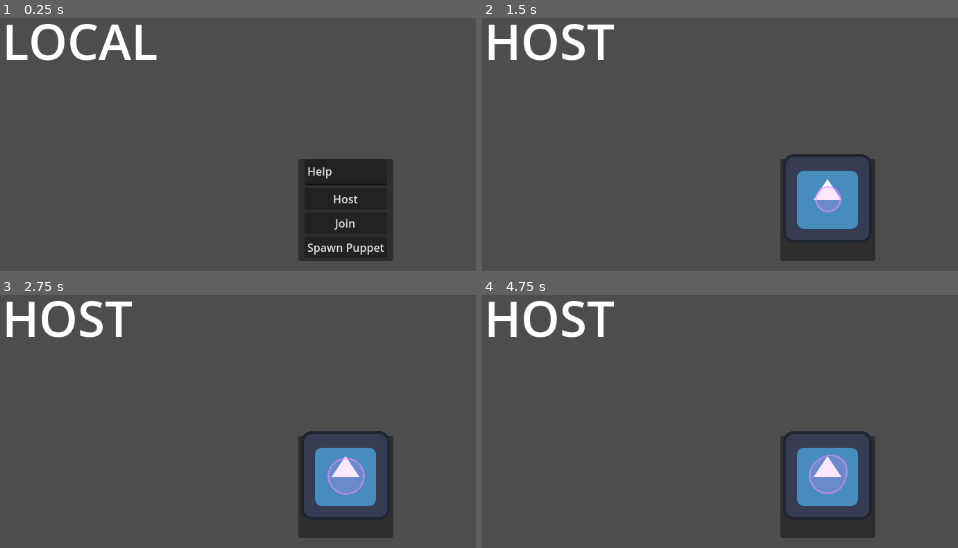
Above: before the commit, frames 1-4 (two rows, left to right).
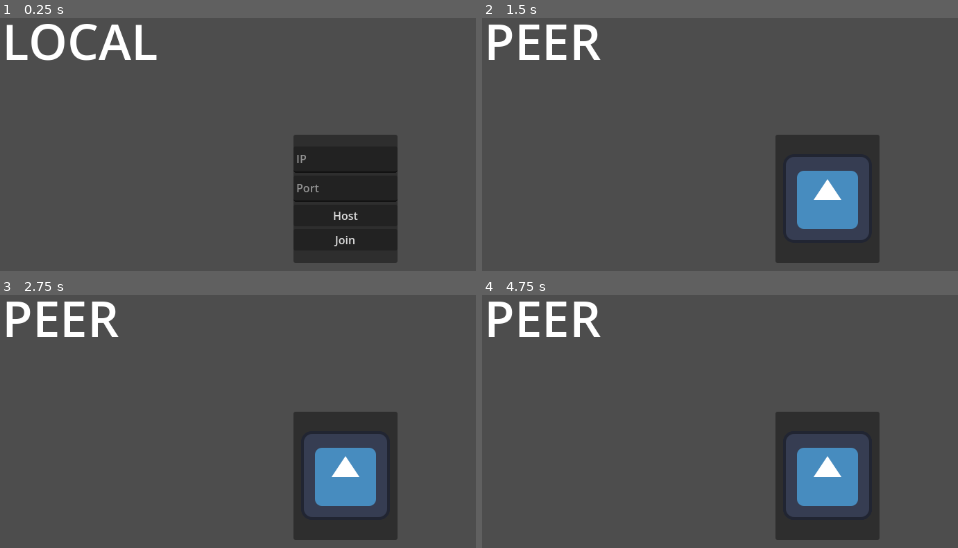
Above: after the commit, the same moments.

Repository: Sheepy3/puppet-stage
Game: Godot game, scene res://main.tscn
Two runs of this game, one before a commit and one after it. Both use one fixed random seed, a clock stepped at 60 frames per second and the inputs below. The engine's default icon, where the game draws it, is replaced by a stand-in: a white triangle on a blue panel in a dark square.
Inputs (mouse positions are in pixels of both pictures, inside the frame that each line leads up to):
- Up to frame 1 (0.25 s): no input
- Up to frame 2 (1.5 s): click (829, 248) at 0.5 s, where only the run before the commit has a clickable "Spawn Puppet"; click (829, 197) at 1.25 s, where only the run before the commit has a clickable "Host"
- Up to frame 3 (2.75 s): click "Spawn Puppet" at 2 s
- Up to frame 4 (4.75 s): click "Spawn Puppet" at 2.75 s; tap Enter at 3.5 s; drag from (829, 474) to (905, 375) at 3.52 s; tap Space at 4.25 s; drag from (905, 375) to (829, 474) at 4.27 s

The runs differ from the first frame. In frame 1, 3.8% of the frame differs, in the area x 61-84%, y 46-97%; in frame 2, 4.7%; in frame 3, 5.1%; in frame 4, 5.2%, in the area x 2-84%, y 2-97%.

Commit message:
refactored puppet by splitting code among children

Diff:
--- a/cursor/Cursor.gd
+++ b/cursor/Cursor.gd
@@ -10,7 +10,6 @@
 # Called every frame. 'delta' is the elapsed time since the previous frame.
 func _process(delta:float) -> void:
 	if is_multiplayer_authority():
-		print(get_multiplayer_authority())
 		position = get_global_mouse_position()
 
 func _input(input:InputEvent) -> void:
--- a/main.gd
+++ b/main.gd
@@ -1,39 +1,57 @@
 extends Node2D
 
+###networking
 var peer = ENetMultiplayerPeer.new()
+var cursor:PackedScene = preload("res://cursor/Cursor.tscn")
 @export var puppet_scene: PackedScene
-var cursor:PackedScene = preload("res://cursor/Cursor.tscn")
+var ip:String
+var port:int
+
+###microphone
 var idx
 var bus_index
 var spectrum_analyzer
 var analyzer_instance:AudioEffectInstance
-var test:AudioEffectSpectrumAnalyzerInstance
-var ip:String
+#var test:AudioEffectSpectrumAnalyzerInstance
+
+###menu
+var menuopen:bool = true
+
+
 func _ready():
 	bus_index = AudioServer.get_bus_index("Record")
 	analyzer_instance = AudioServer.get_bus_effect_instance(bus_index, 1)
 	multiplayer.peer_connected.connect(_spawn_cursor)
+	%SpawnPuppet.hide()
+
 
 func _process(_delta):
 	if analyzer_instance:
 		var magnitude = analyzer_instance.get_magnitude_for_frequency_range(0, 10000,1)
+
 
 func _on_host_pressed():
 	peer.create_server(135)
 	HttpHandler.is_multiplayer = true
 	multiplayer.multiplayer_peer = peer
 	%NetworkStatus.text = "HOST"
-	%Host.hide()
-	%Join.hide()
+	%Networking_UI.hide()
+	%SpawnPuppet.show()
 	_spawn_cursor()
+
 
 func _on_join_pressed(ip = "localhost"):
 	peer.create_client(ip, 135)
 	HttpHandler.is_multiplayer = true
 	multiplayer.multiplayer_peer = peer
 	%NetworkStatus.text = "PEER"
-	%Host.hide()
-	%Join.hide()
+	%Networking_UI.hide()
+	%SpawnPuppet.show()
+
+
+func _on_spawn_puppet_pressed() -> void:
+	_spawn_puppet.rpc()
+
 
 func _spawn_cursor(id = 1):
 	if not multiplayer.is_server():
@@ -43,8 +61,14 @@
 	new_cursor.name = str(id)
 	call_deferred("add_child",new_cursor,true)
 
-func _on_spawn_puppet_pressed() -> void:
-	_spawn_puppet.rpc()
+
+func _input(event:InputEvent):
+	if event.is_action_pressed("menu_open"):
+		menuopen = !menuopen
+		if menuopen:
+			%Menu.show()
+		else:
+			%Menu.hide()
 
 
 @rpc("any_peer", "call_local")
--- a/main.tscn
+++ b/main.tscn
@@ -21,49 +21,54 @@
 autoplay = true
 bus = &"Record"
 
-[node name="Menu" type="Panel" parent="."]
+[node name="Menu" type="PanelContainer" parent="."]
+unique_name_in_owner = true
 anchors_preset = 8
 anchor_left = 0.5
 anchor_top = 0.5
 anchor_right = 0.5
 anchor_bottom = 0.5
-offset_left = -68.0
-offset_top = -57.0
-offset_right = 69.0
-offset_bottom = 90.0
+offset_left = -75.0
+offset_top = -92.5
+offset_right = 75.0
+offset_bottom = 92.5
 grow_horizontal = 2
 grow_vertical = 2
-size_flags_horizontal = 0
 
 [node name="VBoxContainer" type="VBoxContainer" parent="Menu"]
-layout_mode = 1
-anchors_preset = 5
-anchor_left = 0.5
-anchor_right = 0.5
-offset_left = -22.0
-offset_right = 22.0
-offset_bottom = 66.0
-grow_horizontal = 2
+layout_mode = 2
+size_flags_horizontal = 4
+size_flags_vertical = 4
 alignment = 1
 
-[node name="IP Input" type="TextEdit" parent="Menu/VBoxContainer"]
+[node name="SpawnPuppet" type="Button" parent="Menu/VBoxContainer"]
+unique_name_in_owner = true
+layout_mode = 2
+text = "Spawn Puppet"
+
+[node name="Networking_UI" type="VBoxContainer" parent="Menu/VBoxContainer"]
+unique_name_in_owner = true
+layout_mode = 2
+
+[node name="IPInput" type="TextEdit" parent="Menu/VBoxContainer/Networking_UI"]
+custom_minimum_size = Vector2(150, 38)
+layout_mode = 2
+placeholder_text = "IP"
+
+[node name="PortInput" type="TextEdit" parent="Menu/VBoxContainer/Networking_UI"]
 custom_minimum_size = Vector2(0, 38)
 layout_mode = 2
-text = "Help"
+placeholder_text = "Port"
 
-[node name="Host" type="Button" parent="Menu/VBoxContainer"]
+[node name="Host" type="Button" parent="Menu/VBoxContainer/Networking_UI"]
 unique_name_in_owner = true
 layout_mode = 2
 text = "Host"
 
-[node name="Join" type="Button" parent="Menu/VBoxContainer"]
+[node name="Join" type="Button" parent="Menu/VBoxContainer/Networking_UI"]
 unique_name_in_owner = true
 layout_mode = 2
 text = "Join"
-
-[node name="SpawnPuppet" type="Button" parent="Menu/VBoxContainer"]
-layout_mode = 2
-text = "Spawn Puppet"
 
 [node name="NetworkStatus" type="Label" parent="."]
 unique_name_in_owner = true
@@ -80,6 +85,6 @@
 _spawnable_scenes = PackedStringArray("res://cursor/Cursor.tscn")
 spawn_path = NodePath("..")
 
-[connection signal="pressed" from="Menu/VBoxContainer/Host" to="." method="_on_host_pressed"]
-[connection signal="pressed" from="Menu/VBoxContainer/Join" to="." method="_on_join_pressed"]
 [connection signal="pressed" from="Menu/VBoxContainer/SpawnPuppet" to="." method="_on_spawn_puppet_pressed"]
+[connection signal="pressed" from="Menu/VBoxContainer/Networking_UI/Host" to="." method="_on_host_pressed"]
+[connection signal="pressed" from="Menu/VBoxContainer/Networking_UI/Join" to="." method="_on_join_pressed"]
--- a/project.godot
+++ b/project.godot
@@ -21,9 +21,17 @@
 
 [autoload]
 
-HttpHandler="*res://singletons/HTTP_Handler.gd"
+HttpHandler="*res://singletons/http_handler.gd"
 Globals="*res://addons/tile-instances/globals.gd"
 
 [editor_plugins]
 
 enabled=PackedStringArray("res://addons/tile-instances/plugin.cfg")
+
+[input]
+
+menu_open={
+"deadzone": 0.5,
+"events": [Object(InputEventKey,"resource_local_to_scene":false,"resource_name":"","device":-1,"window_id":0,"alt_pressed":false,"shift_pressed":false,"ctrl_pressed":false,"meta_pressed":false,"pressed":false,"keycode":0,"physical_keycode":4194306,"key_label":0,"unicode":0,"location":0,"echo":false,"script":null)
+]
+}
--- a/puppet/Puppet_Data.gd
+++ /dev/null
@@ -1,2 +0,0 @@
-extends Resource
-class_name Puppet_Data
--- a/puppet/puppet.gd
+++ /dev/null
@@ -1,104 +0,0 @@
-extends Node2D
-var dragging
-var drag_start
-var start_position
-var final_position
-
-@export var sprite:String
-var prev_sprite:String
-@export var focused:bool
-@export var panel_visible:bool
-@export var possession_color:String
-
-func _process(_delta: float) -> void:
-	if dragging:
-		position = start_position + get_global_mouse_position() - drag_start
-		update_position.rpc(position)
-	if focused:
-		pass
-
-func _input(event):
-	if event is InputEventMouseButton:
-		if %Area2D.get_overlapping_areas():
-			focused = true
-			if event.button_index == MOUSE_BUTTON_LEFT:
-				if event.pressed:
-					dragging = true
-					drag_start = get_global_mouse_position()
-					start_position = position
-				else:
-					dragging = false
-			if event.button_index == MOUSE_BUTTON_RIGHT &&  event.pressed:
-				panel_visible = !panel_visible
-				if panel_visible:
-					%Panel.show()
-				else:
-					%Panel.hide()
-		else:
-			focused = false
-	pass
-
-
-
-
-@rpc("any_peer","call_local")
-func update_position(sent_final_position):
-	position = sent_final_position
-
-@rpc("any_peer","call_local")
-func update_sprite(url):
-	print(multiplayer.get_unique_id())
-	if multiplayer.is_server():
-		sprite = url
-		prev_sprite = sprite
-		print("updating sprite")
-		var new_sprite = await HttpHandler.make_request(sprite)
-		new_sprite = default_scale_resize(new_sprite)
-		if new_sprite:
-			var new_texture = ImageTexture.create_from_image(new_sprite)
-			%Sprite2D.set_texture(new_texture)
-			update_size(%Size_Slider.value)
-			update_sprite_local.rpc(new_sprite.get_width(),new_sprite.get_height(),new_sprite.get_format(),new_sprite.get_data())
-
-@rpc("authority","call_remote")
-func update_sprite_local(width,height,format,data):
-	print("called")
-	#create_from_data(width: int, height: int, use_mipmaps: bool, format: Format, data: PackedByteArray) static
-	var new_sprite = Image.create_from_data(width,height,true,format,data)
-	var new_texture = ImageTexture.create_from_image(new_sprite)
-	%Sprite2D.set_texture(new_texture)
-
-@rpc("any_peer","call_local")
-func update_size(size):
-	var new_scale = Vector2(size,size)
-	%Sprite2D.set_scale(new_scale)
-	var updated_collision_shape = %CollisionShape2D.get_shape()
-	print(updated_collision_shape)
-	updated_collision_shape.set_radius(400*size)
-	%CollisionShape2D.set_shape(updated_collision_shape)
-	pass
-
-func _on_update_pressed() -> void:
-	sprite = %SpriteURL.text
-	if (prev_sprite != sprite) || (sprite != null):
-		update_sprite.rpc(sprite)
-		print("called")
-	pass # Replace with function body.
-
-func _on_size_slider_value_changed(value: float) -> void:
-	update_size.rpc(value)
-	pass # Replace with function body.
-
-func default_scale_resize(image:Image) -> Image:
-	const resize_width = 1000
-	var height:float = image.get_height()
-	var width = image.get_width()
-	var ratio = height/width
-	#print(height)
-	#print(width)
-	#print(ratio)
-	var new_image = Image.new()
-	new_image.copy_from(image)
-	new_image.generate_mipmaps()
-	new_image.resize(resize_width, resize_width*ratio)
-	return new_image
--- a/puppet/puppet.tscn
+++ b/puppet/puppet.tscn
@@ -1,16 +1,18 @@
-[gd_scene load_steps=5 format=3 uid="uid://buk4hi5whq5mp"]
+[gd_scene load_steps=7 format=3 uid="uid://buk4hi5whq5mp"]
 
-[ext_resource type="Script" path="res://puppet/puppet.gd" id="1_05bsq"]
+[ext_resource type="Script" path="res://puppet/puppet_main.gd" id="1_05bsq"]
 [ext_resource type="Texture2D" uid="uid://eyyuwitmxqma" path="res://icon.svg" id="1_fh2my"]
+[ext_resource type="Script" path="res://puppet/puppet_sprite.gd" id="3_nox5t"]
+[ext_resource type="Script" path="res://puppet/puppet_ui.gd" id="4_e711u"]
 
 [sub_resource type="SceneReplicationConfig" id="SceneReplicationConfig_j1gul"]
 properties/0/path = NodePath(".:position")
 properties/0/spawn = true
 properties/0/replication_mode = 2
-properties/1/path = NodePath(".:sprite")
+properties/1/path = NodePath("Sprite2D:scale")
 properties/1/spawn = true
 properties/1/replication_mode = 2
-properties/2/path = NodePath("Sprite2D:scale")
+properties/2/path = NodePath(".:puppet_sprite")
 properties/2/spawn = true
 properties/2/replication_mode = 2
 
@@ -23,6 +25,7 @@
 [node name="Sprite2D" type="Sprite2D" parent="."]
 unique_name_in_owner = true
 texture = ExtResource("1_fh2my")
+script = ExtResource("3_nox5t")
 
 [node name="MultiplayerSynchronizer" type="MultiplayerSynchronizer" parent="."]
 replication_config = SubResource("SceneReplicationConfig_j1gul")
@@ -41,6 +44,7 @@
 offset_top = 100.0
 offset_right = 409.0
 offset_bottom = 342.0
+script = ExtResource("4_e711u")
 
 [node name="VBoxContainer" type="VBoxContainer" parent="Panel"]
 layout_mode = 1
@@ -75,15 +79,7 @@
 step = 0.01
 value = 0.1
 
-[node name="Sprite_Label" type="Label" parent="Panel/VBoxContainer"]
-visible = false
-layout_mode = 2
-
-[node name="Sprite_Label2" type="Label" parent="Panel/VBoxContainer"]
-visible = false
-layout_mode = 2
-
 [connection signal="delta_synchronized" from="MultiplayerSynchronizer" to="." method="_on_multiplayer_synchronizer_synchronized"]
 [connection signal="input_event" from="Area2D" to="." method="_on_area_2d_input_event"]
-[connection signal="pressed" from="Panel/VBoxContainer/Update" to="." method="_on_update_pressed"]
-[connection signal="value_changed" from="Panel/VBoxContainer/Size_Slider" to="." method="_on_size_slider_value_changed"]
+[connection signal="pressed" from="Panel/VBoxContainer/Update" to="Panel" method="_on_update_pressed"]
+[connection signal="value_changed" from="Panel/VBoxContainer/Size_Slider" to="Panel" method="_on_size_slider_value_changed"]
--- /dev/null
+++ b/puppet/puppet_main.gd
@@ -0,0 +1,49 @@
+extends Node2D
+var dragging
+var drag_start
+var start_position
+var final_position
+
+@export var puppet_sprite:String
+var prev_sprite:String
+@export var focused:bool
+@export var panel_visible:bool
+@export var possession_color:String
+
+@onready var Sprite = %Sprite2D
+@onready var EditPanel = %Panel
+
+func _process(_delta: float) -> void:
+	if dragging:
+		position = start_position + get_global_mouse_position() - drag_start
+		update_position.rpc(position)
+	if focused:
+		pass
+
+func _input(event):
+	if event is InputEventMouseButton:
+		if %Area2D.get_overlapping_areas():
+			focused = true
+			if event.button_index == MOUSE_BUTTON_LEFT:
+				if event.pressed:
+					dragging = true
+					drag_start = get_global_mouse_position()
+					start_position = position
+				else:
+					dragging = false
+			if event.button_index == MOUSE_BUTTON_RIGHT &&  event.pressed:
+				panel_visible = !panel_visible
+				if panel_visible:
+					%Panel.show()
+				else:
+					%Panel.hide()
+		else:
+			focused = false
+	pass
+
+
+
+
+@rpc("any_peer","call_local")
+func update_position(sent_final_position):
+	position = sent_final_position
--- /dev/null
+++ b/puppet/puppet_sprite.gd
@@ -0,0 +1,60 @@
+extends Sprite2D
+@onready var Puppet = get_parent()
+@onready var EditPanel = %Panel
+
+# Called when the node enters the scene tree for the first time.
+func _ready() -> void:
+	pass # Replace with function body.
+
+
+# Called every frame. 'delta' is the elapsed time since the previous frame.
+func _process(delta: float) -> void:
+	pass
+
+
+func default_scale_resize(image:Image) -> Image:
+	const resize_width = 1000
+	var height:float = image.get_height()
+	var width = image.get_width()
+	var ratio = height/width
+	#print(height)
+	#print(width)
+	#print(ratio)
+	var new_image = Image.new()
+	new_image.copy_from(image)
+	new_image.generate_mipmaps()
+	new_image.resize(resize_width, resize_width*ratio)
+	return new_image
+
+@rpc("any_peer","call_local")
+func update_sprite(url):
+	print(multiplayer.get_unique_id())
+	if multiplayer.is_server():
+		Puppet.puppet_sprite = url
+		Puppet.prev_sprite = Puppet.puppet_sprite
+		print("updating sprite")
+		var new_sprite = await HttpHandler.make_request(Puppet.puppet_sprite)
+		new_sprite = default_scale_resize(new_sprite)
+		if new_sprite:
+			var new_texture = ImageTexture.create_from_image(new_sprite)
+			%Sprite2D.set_texture(new_texture)
+			update_size(%Size_Slider.value)
+			update_sprite_local.rpc(new_sprite.get_width(),new_sprite.get_height(),new_sprite.get_format(),new_sprite.get_data())
+
+@rpc("authority","call_remote")
+func update_sprite_local(width,height,format,data):
+	print("called")
+	#create_from_data(width: int, height: int, use_mipmaps: bool, format: Format, data: PackedByteArray) static
+	var new_sprite = Image.create_from_data(width,height,true,format,data)
+	var new_texture = ImageTexture.create_from_image(new_sprite)
+	set_texture(new_texture)
+
+@rpc("any_peer","call_local")
+func update_size(size):
+	var new_scale = Vector2(size,size)
+	set_scale(new_scale)
+	var updated_collision_shape = %CollisionShape2D.get_shape()
+	print(updated_collision_shape)
+	updated_collision_shape.set_radius(400*size)
+	%CollisionShape2D.set_shape(updated_collision_shape)
+	pass
--- /dev/null
+++ b/puppet/puppet_ui.gd
@@ -0,0 +1,24 @@
+extends Panel
+
+@onready var Sprite = %Sprite2D
+@onready var Puppet = get_parent()
+# Called when the node enters the scene tree for the first time.
+func _ready() -> void:
+	pass # Replace with function body.
+
+
+# Called every frame. 'delta' is the elapsed time since the previous frame.
+func _process(delta: float) -> void:
+	pass
+
+
+func _on_update_pressed() -> void:
+	Puppet.puppet_sprite = %SpriteURL.text
+	if (Puppet.prev_sprite != Puppet.puppet_sprite) || (Puppet.puppet_sprite != null):
+		Sprite.update_sprite.rpc(Puppet.puppet_sprite)
+		print("called")
+	pass # Replace with function body.
+
+func _on_size_slider_value_changed(value: float) -> void:
+	Sprite.update_size.rpc(value)
+	pass # Replace with function body.
--- /dev/null
+++ b/singletons/player_data_handler.gd
@@ -0,0 +1,11 @@
+extends Node
+
+
+# Called when the node enters the scene tree for the first time.
+func _ready() -> void:
+	pass # Replace with function body.
+
+
+# Called every frame. 'delta' is the elapsed time since the previous frame.
+func _process(delta: float) -> void:
+	pass
